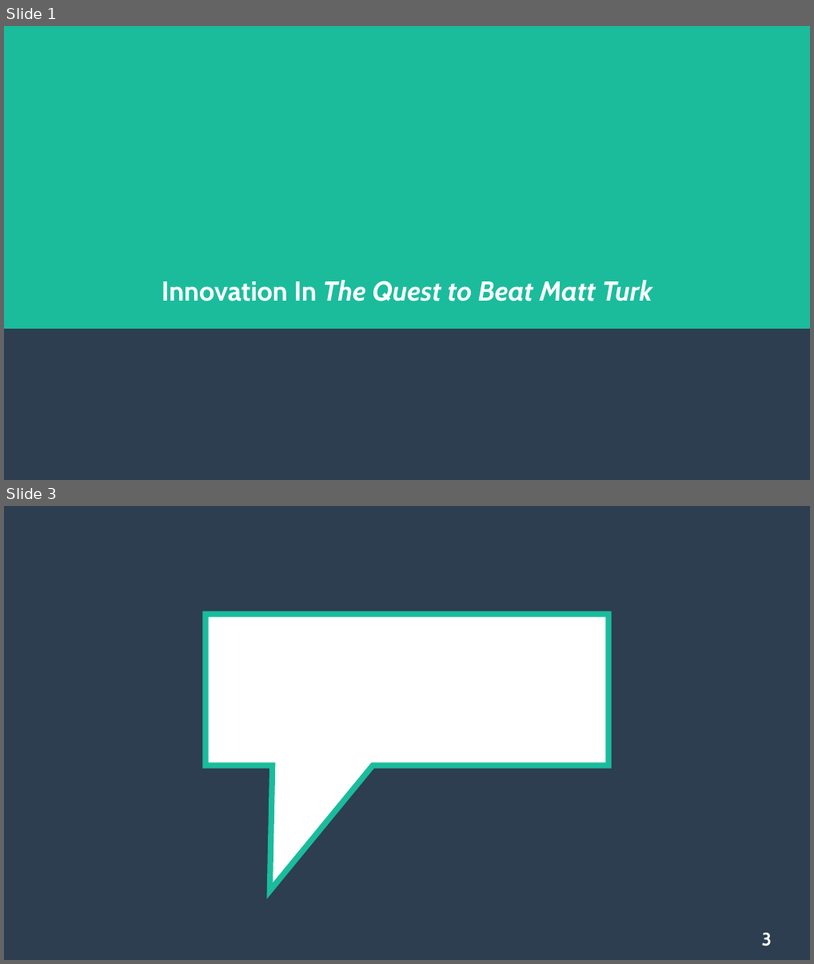
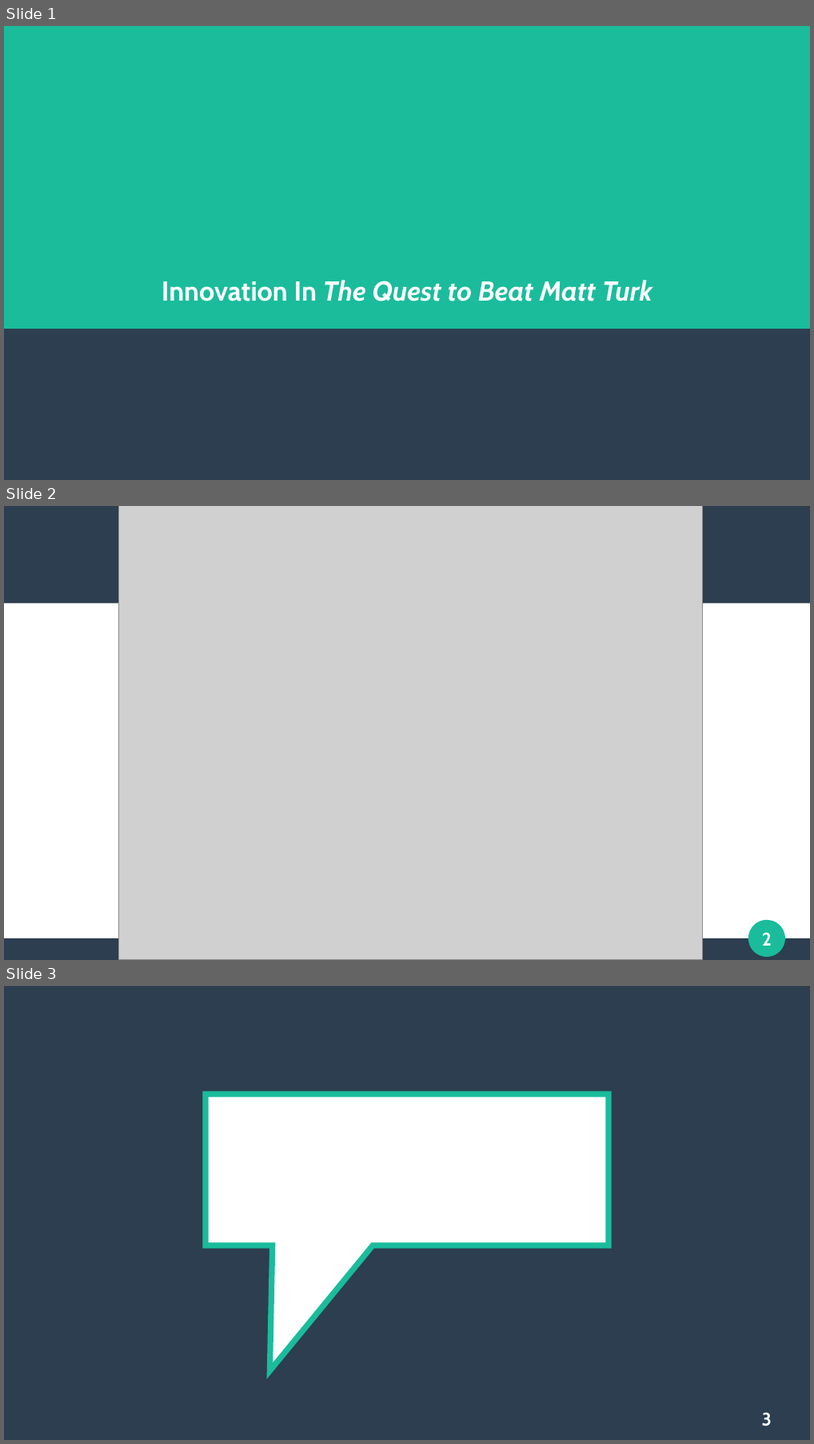
Before and after one commit to CrypticEntity/schoolwork9-10, a slide deck: English/presentation.odp. Shown one above the other, each under a label of ours: slides 1 and 3 before the commit, slides 1, 2 and 3 after it; the slides between them are not shown. The pictures are 814x964 and 814x1444 pixels, drawn with LibreOffice and Linux fonts; fonts in the diff are those of the drawing; grey boxes stand for pictures. Boxes give left, top, right and bottom in pixels: in the first picture for what was removed or moved away, otherwise in the second. Text is boxed around its words. In the diff, an @@ line names an element or a change of style, - is before the commit and + after.

```diff
--- a/English/presentation.odp
+++ b/English/presentation.odp
@@ slide 2 added at (4, 506, 810, 960), background #FFFFFF @@
@@ freeform shape added at (4, 506, 810, 604), fill #2C3E50 @@
@@ picture added at (119, 506, 703, 960) @@
@@ freeform shape added at (750, 920, 786, 956), fill #1ABC9C, outline #1ABC9C 0.85 pt @@
@@ page number added at (762, 932, 772, 945), 18 pt, text #FFFFFF, bold @@
+2
@@ freeform shape added at (4, 939, 810, 960), fill #2C3E50 @@
```
Also in this commit, not shown: 1 slide removed.
